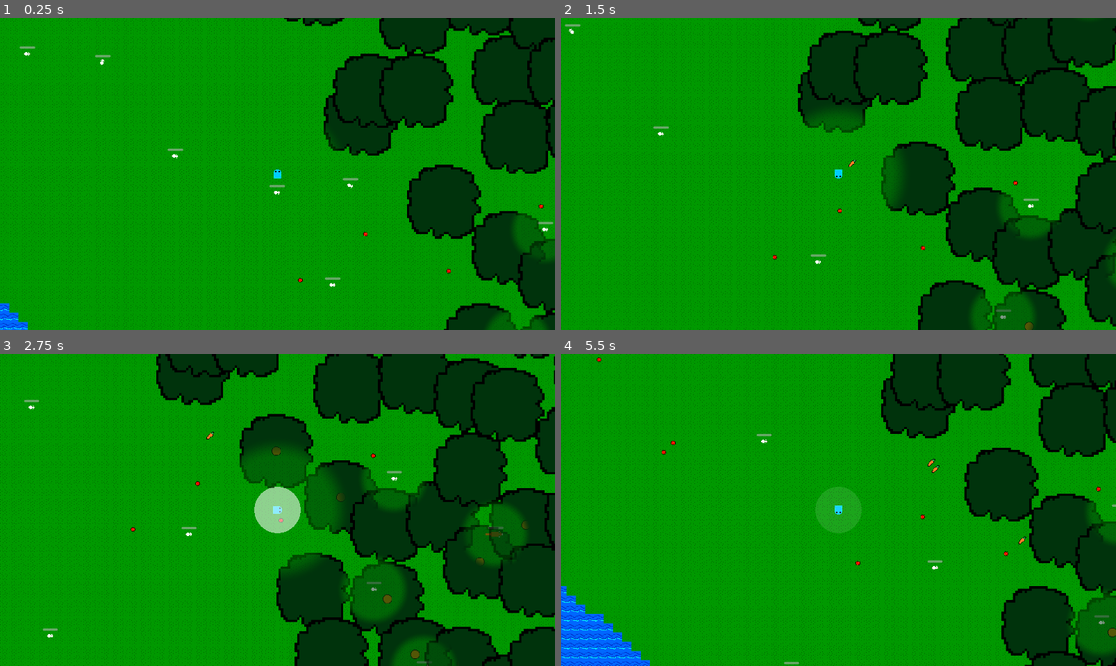
Above: before the commit, frames 1-4 (two rows, left to right).
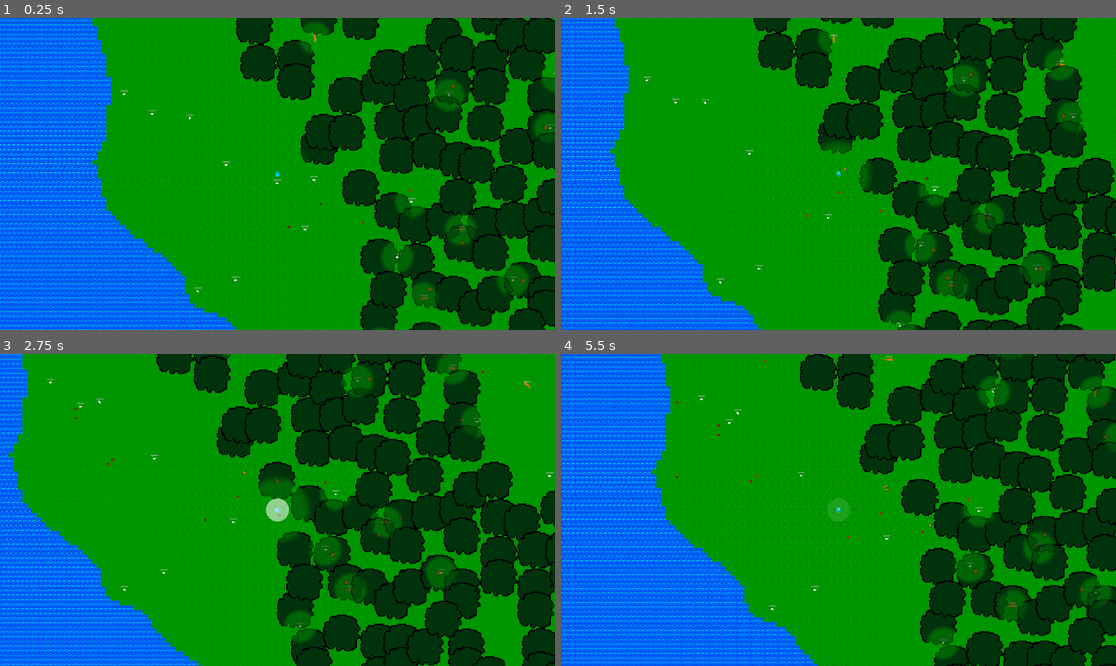
Above: after the commit, the same moments.

Repository: Kyhel/lost-in-pixels
Game: Godot game, scene res://scenes/game.tscn
The game is run twice, just before and just after one commit, with the same random seed, the same clock (stepped at 60 frames per second) and the same inputs.
Inputs:
- Up to frame 1 (0.25 s): no input
- Up to frame 2 (1.5 s): hold Right (ui_right) 0.53-1.28 s; hold F (attack) 0.53-1.28 s; hold Down (ui_down) from 1.28 s (still down); tap Q (spawn_carrot) at 1.35 s
- Up to frame 3 (2.75 s): release Down (ui_down) at 2.03 s; hold Right (ui_right) from 2.03 s (still down); hold F (attack) from 2.03 s (still down)
- Up to frame 4 (5.5 s): release Right (ui_right) at 2.78 s; release F (attack) at 2.78 s; hold Up (ui_up) 2.78-3.53 s; tap Q (spawn_carrot) at 2.85, 4.35 s; hold F (attack) 3.53-4.28 s; hold Left (ui_left) 3.53-5.03 s; hold Down (ui_down) from 5.03 s (still down); hold F (attack) from 5.03 s (still down)

The runs differ from the first frame. In frame 1, 53% of the frame differs, in the area x 0-100%, y 0-100%; in frame 2, 52%; in frame 3, 49%; in frame 4, 56%.

Commit message:
Spawn rabbits (because they get eaten)

Diff:
--- a/data/actors/animals/fox.tres
+++ b/data/actors/animals/fox.tres
@@ -14,5 +14,5 @@
 goals = Array[ExtResource("1_t6a1h")]([ExtResource("2_4xntq"), ExtResource("3_n5fiy")])
 size = 32
 needs_eating = true
-hunger_decay_rate = 0.5
+hunger_decay_rate = 2.0
 metadata/_custom_type_script = "uid://clk4ii14vm1a2"
--- a/managers/entities_manager.gd
+++ b/managers/entities_manager.gd
@@ -25,54 +25,37 @@
 
 	chunk_entities.erase(chunk)
 
-func spawn_entities(chunk:Chunk, chunk_position:Vector2i):
-
+func spawn_entities(chunk: Chunk, chunk_position: Vector2i) -> void:
 	if chunk_entities.has(chunk_position):
 		return
 
-	var rng = RandomNumberGenerator.new()
+	var rng := RandomNumberGenerator.new()
 	rng.seed = ChunkManager.get_chunk_seed(chunk_position.x, chunk_position.y)
-
-	var entities = []
-
-	var entity_count = rng.randi_range(1, 5)
+	var entity_count := rng.randi_range(1, 5)
 
 	for i in range(entity_count):
-		var creature = creature_scene.instantiate()
+		var local_x := rng.randi_range(0, ChunkManager.CHUNK_SIZE - 1)
+		var local_y := rng.randi_range(0, ChunkManager.CHUNK_SIZE - 1)
+		var world_x: int = chunk_position.x * ChunkManager.CHUNK_SIZE + local_x
+		var world_y: int = chunk_position.y * ChunkManager.CHUNK_SIZE + local_y
+		var tile_type := chunk.get_tile_type(local_x, local_y)
+		var biome: WorldGenerator.Biome = ChunkManager.world_generator.get_biome(world_x, world_y)
 
-		var local_x = rng.randi_range(0, ChunkManager.CHUNK_SIZE - 1)
-		var local_y = rng.randi_range(0, ChunkManager.CHUNK_SIZE - 1)
-
-		var world_x = chunk_position.x * ChunkManager.CHUNK_SIZE + local_x
-		var world_y = chunk_position.y * ChunkManager.CHUNK_SIZE + local_y
-
-		var tile_type = chunk.get_tile_type(local_x, local_y)
-		var biome = ChunkManager.world_generator.get_biome(world_x, world_y)
-
-		var valid_creatures = creature_spawn_probability_scores.filter(func(creature_spawn_probability):
-			var creature_data = creature_spawn_probability[0]
-			return creature_data.biomes.has(biome) and !creature_data.excluded_tile_types.has(tile_type)
+		var valid_creatures := creature_spawn_probability_scores.filter(func(entry):
+			var data: CreatureData = entry[0]
+			return data.biomes.has(biome) and !data.excluded_tile_types.has(tile_type)
 		)
 
 		if valid_creatures.is_empty():
 			continue
 
-		var picked_index = rng.rand_weighted(valid_creatures.map(func(creature_spawn_probability): return creature_spawn_probability[1]))
-
-		creature.creature_data = valid_creatures[picked_index][0]
-
-		var pos = Vector2(
+		var picked_index := rng.rand_weighted(valid_creatures.map(func(creature_spawn_probability): return creature_spawn_probability[1]))
+		var creature_data: CreatureData = valid_creatures[picked_index][0]
+		var pos := Vector2(
 			world_x * ChunkManager.TILE_SIZE,
 			world_y * ChunkManager.TILE_SIZE
 		)
-
-		creature.global_position = pos
-
-		add_child(creature)
-
-		entities.append(creature)
-
-	chunk_entities[chunk_position] = entities
+		spawn_creature_at(chunk_position, creature_data, pos)
 
 func move_monster(monster, old_chunk, new_chunk):
 
@@ -106,6 +89,24 @@
 	return distance_sq < radius_px * radius_px
 
 
+func get_creature_count_in_chunk(chunk_coords: Vector2i, creature_data: CreatureData) -> int:
+	if !chunk_entities.has(chunk_coords):
+		return 0
+	var count := 0
+	for entity in chunk_entities[chunk_coords]:
+		if is_instance_valid(entity) and entity.get("creature_data") == creature_data:
+			count += 1
+	return count
+
+func spawn_creature_at(chunk_coords: Vector2i, creature_data: CreatureData, world_pos: Vector2) -> void:
+	var creature = creature_scene.instantiate()
+	creature.creature_data = creature_data
+	creature.global_position = world_pos
+	add_child(creature)
+	if !chunk_entities.has(chunk_coords):
+		chunk_entities[chunk_coords] = []
+	chunk_entities[chunk_coords].append(creature)
+
 func get_nearby_entities(origin: Vector2, radius: float) -> Array:
 	var results: Array = []
 	var radius_sq := radius * radius
--- a/scenes/game.tscn
+++ b/scenes/game.tscn
@@ -64,7 +64,6 @@
 texture = ExtResource("4_iywne")
 
 [node name="Camera" type="Camera2D" parent="World/Entities/Player" unique_id=526099589]
-zoom = Vector2(2, 2)
 
 [node name="CollisionShape2D" type="CollisionShape2D" parent="World/Entities/Player" unique_id=664193358]
 shape = SubResource("CircleShape2D_gee14")
--- a/systems/spawn_system.gd
+++ b/systems/spawn_system.gd
@@ -5,6 +5,13 @@
 const SPAWN_INTERVAL = 10.0
 ## Tracks the last spawn cycle we ran for each chunk (so we only update once per interval).
 var _chunk_last_cycle: Dictionary = {}
+
+const RABBIT_MAX_PER_CHUNK = 3
+const RABBIT_SPAWN_INTERVAL = 5.0
+const RABBIT_MIN_CREATURE_DISTANCE = 2.0 * ChunkManager.TILE_SIZE
+const RABBIT_SPAWN_TRY_COUNT = 5
+## Tracks last time we spawned a rabbit in each chunk (for rate limiting).
+var _rabbit_last_spawn_time: Dictionary = {}
 
 func _get_chunk_phase(coords: Vector2i) -> float:
 	## Deterministic phase in [0, SPAWN_INTERVAL) so updates are spread over the interval.
@@ -28,6 +35,7 @@
 		if current_cycle > last_cycle:
 			_chunk_last_cycle[coords] = current_cycle
 			spawn_in_chunk(chunk)
+			spawn_creatures(chunk)
 	# Drop entries for unloaded chunks to avoid unbounded growth
 	var loaded_keys := ChunkManager.loaded_chunks.keys()
 	var to_remove: Array[Vector2i] = []
@@ -36,6 +44,7 @@
 			to_remove.append(coords)
 	for coords in to_remove:
 		_chunk_last_cycle.erase(coords)
+		_rabbit_last_spawn_time.erase(coords)
 
 func spawn_in_chunk(chunk: Chunk) -> void:
 
@@ -80,3 +89,45 @@
 
 				if can_spawn:
 					ObjectsManager.spawn_item_in_chunk(chunk.coords, item, world_pos)
+
+func spawn_creatures(chunk: Chunk) -> void:
+	var rabbit_count: int = EntitiesManager.get_creature_count_in_chunk(chunk.coords, EntitiesManager.rabbit_data)
+	if rabbit_count >= RABBIT_MAX_PER_CHUNK:
+		return
+
+	var now := Time.get_ticks_msec() / 1000.0
+	if now - _rabbit_last_spawn_time.get(chunk.coords, -999.0) < RABBIT_SPAWN_INTERVAL:
+		return
+
+	var plains_tiles: Array[Vector2i] = []
+	for local_y in ChunkManager.CHUNK_SIZE:
+		for local_x in ChunkManager.CHUNK_SIZE:
+			var tile_type := chunk.get_tile_type(local_x, local_y)
+			var biome := chunk.get_biome(local_x, local_y)
+			if biome != WorldGenerator.Biome.PLAINS:
+				continue
+			if EntitiesManager.rabbit_data.excluded_tile_types.has(tile_type):
+				continue
+			plains_tiles.append(Vector2i(local_x, local_y))
+
+	if plains_tiles.is_empty():
+		return
+
+	var plains_ratio := plains_tiles.size() / float(ChunkManager.CHUNK_AREA)
+	if randf() > plains_ratio:
+		return
+
+	for try in RABBIT_SPAWN_TRY_COUNT:
+		var idx := randi() % plains_tiles.size()
+		var local := plains_tiles[idx]
+		var world_tile_x: int = chunk.coords.x * ChunkManager.CHUNK_SIZE + local.x
+		var world_tile_y: int = chunk.coords.y * ChunkManager.CHUNK_SIZE + local.y
+		var world_pos := Vector2(
+			world_tile_x * ChunkManager.TILE_SIZE,
+			world_tile_y * ChunkManager.TILE_SIZE
+		)
+		var nearby: Array = EntitiesManager.get_nearby_entities(world_pos, RABBIT_MIN_CREATURE_DISTANCE)
+		if nearby.is_empty():
+			EntitiesManager.spawn_creature_at(chunk.coords, EntitiesManager.rabbit_data, world_pos)
+			_rabbit_last_spawn_time[chunk.coords] = now
+			return
